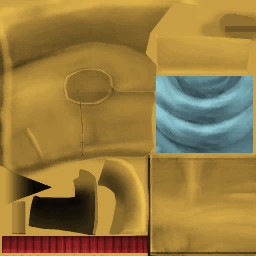
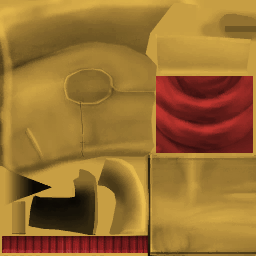
Layer changes from the first 256 × 256 image to the second:
painted on "Livello 2" over [156, 76, 253, 153]
